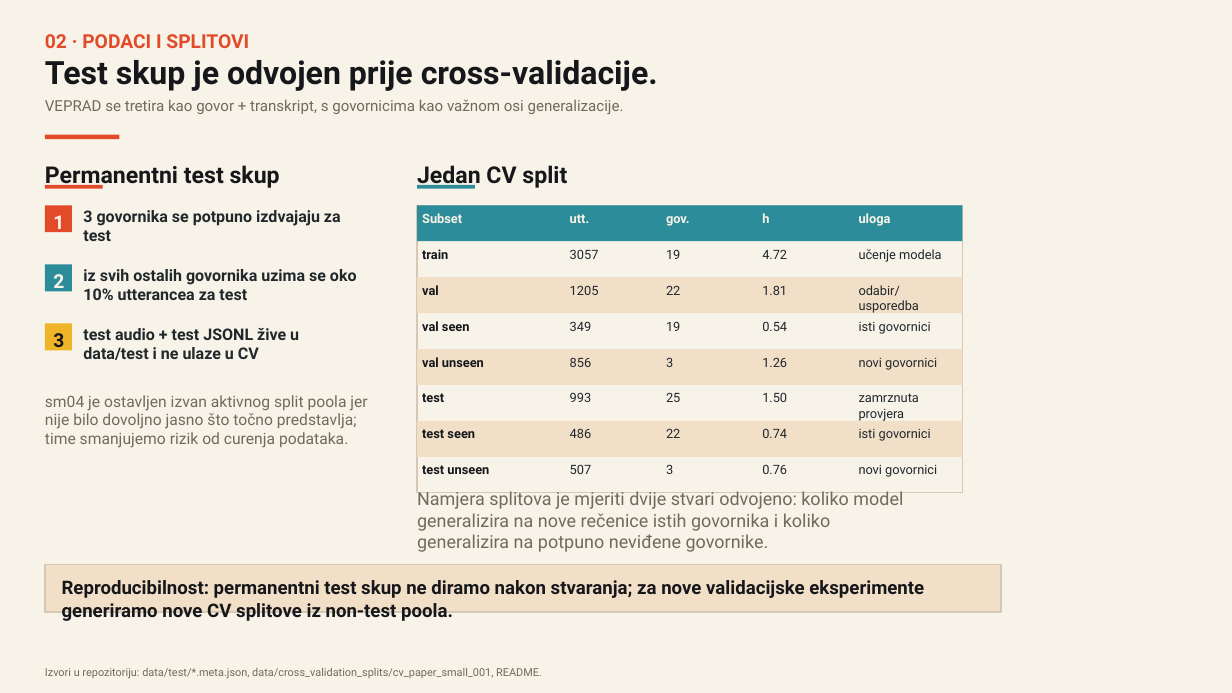
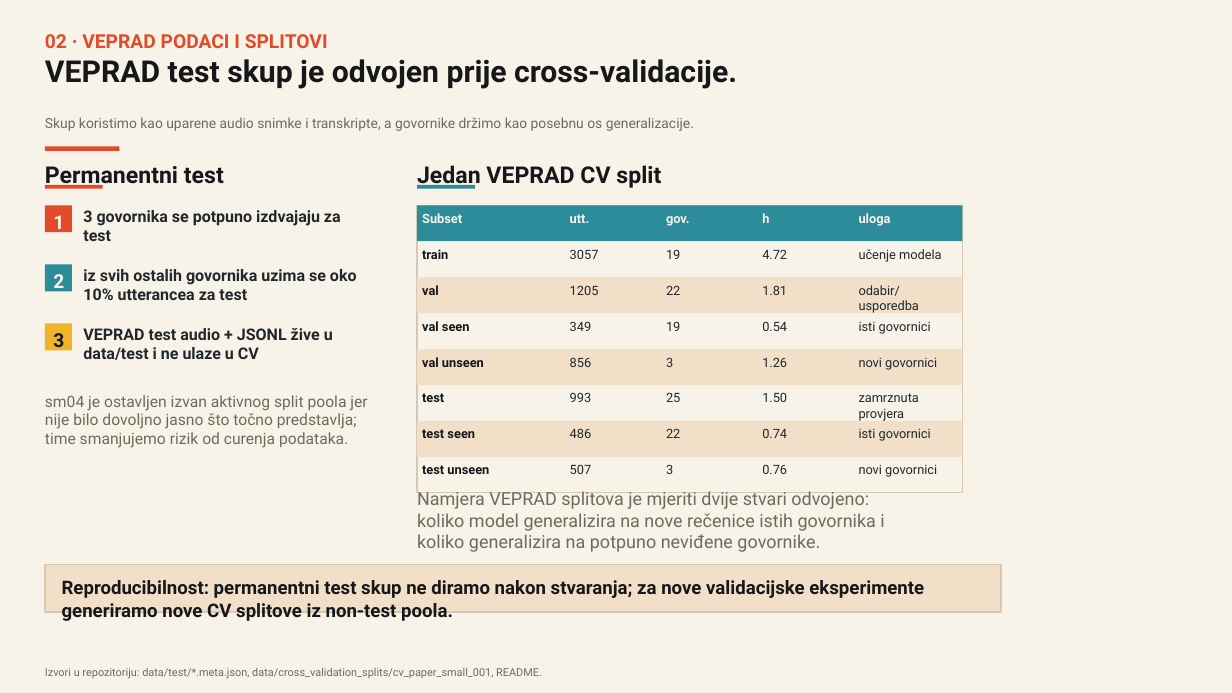
Before and after one commit to lukaIvanic/paddle_deepspeech2_clean, a slide deck: slide 2 of presentation/ROGJ_Deepspeech2_topic_presentation.pptx. Drawn at 1232x693 pixels with LibreOffice and Linux fonts; fonts in the diff are those of the drawing. Boxes give left, top, right and bottom in pixels: in the first picture for what was removed or moved away, otherwise in the second. Text is boxed around its words. In the diff, an @@ line names an element or a change of style, - is before the commit and + after.

Commit message:
Center VEPRAD in presentation narrative

```diff
--- a/presentation/ROGJ_Deepspeech2_topic_presentation.pptx
+++ b/presentation/ROGJ_Deepspeech2_topic_presentation.pptx
@@ text at (45, 34, 328, 48): text changed @@
-02 · PODACI I SPLITOVI
+02 · VEPRAD PODACI I SPLITOVI
@@ text at (45, 59, 737, 89): text changed; size 25 to 23.5 pt @@
-Test skup je odvojen prije cross-validacije.
+VEPRAD test skup je odvojen prije cross-validacije.
@@ text at (45, 117, 694, 131): text changed; size 11.8 to 10.8 pt @@
-VEPRAD se tretira kao govor + transkript, s govornicima kao važnom osi generalizacije.
+Skup koristimo kao uparene audio snimke i transkripte, a govornike držimo kao posebnu os generalizacije.
@@ rectangle: place and size @@
-rectangle at (45, 135, 120, 140)
+rectangle at (45, 146, 120, 151)
@@ text at (45, 166, 224, 188): text changed @@
-Permanentni test skup
+Permanentni test
@@ text at (417, 165, 661, 188): text changed @@
-Jedan CV split
+Jedan VEPRAD CV split
@@ text at (83, 328, 333, 360): text changed @@
-test audio + test JSONL žive u data/test i ne ulaze u CV
+VEPRAD test audio + JSONL žive u data/test i ne ulaze u CV
@@ text at (417, 489, 884, 552): text changed @@
-Namjera splitova je mjeriti dvije stvari odvojeno: koliko model generalizira na nove rečenice istih govornika i koliko generalizira na potpuno neviđene govornike.
+Namjera VEPRAD splitova je mjeriti dvije stvari odvojeno: koliko model generalizira na nove rečenice istih govornika i koliko generalizira na potpuno neviđene govornike.
```
Also in this commit, not shown: 6 other slides changed, 1 other file.
